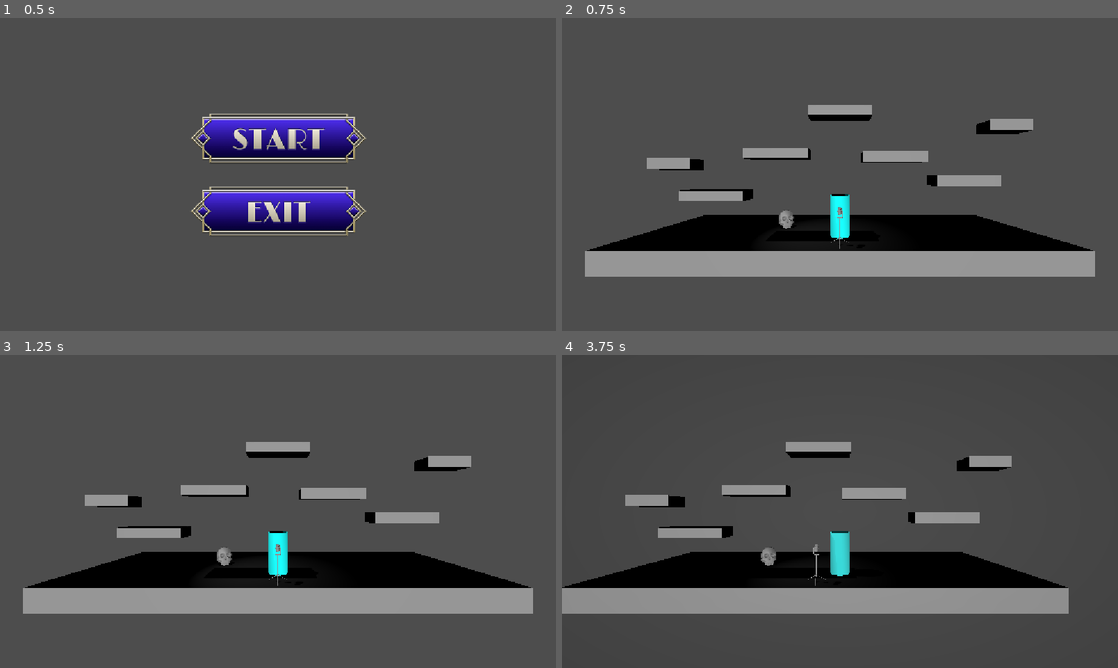
Above: before the commit, frames 1-4 (two rows, left to right).
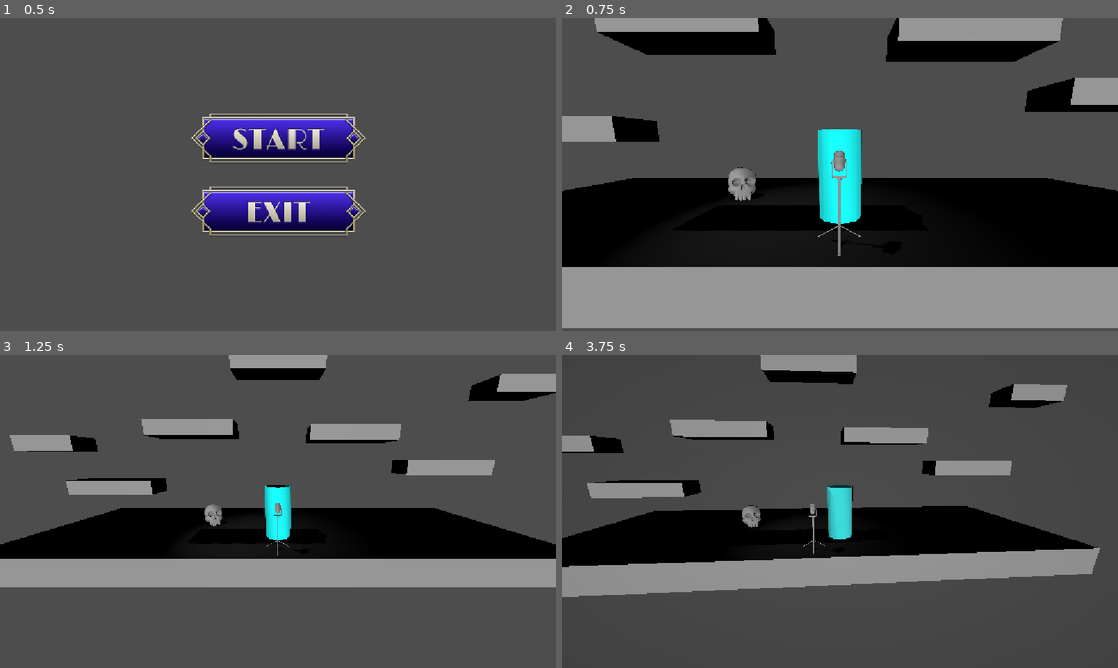
Above: after the commit, the same moments.

Repository: JoesRealAccount/ggj_2026
Game: Godot game, scene res://scenes/main_screen.tscn
Same seed, same stepped clock (60 frames per second), same inputs: the game is played once before the commit and once after it.
Inputs (mouse positions are in pixels of both pictures, inside the frame that each line leads up to):
- Up to frame 1 (0.5 s): no input
- Up to frame 2 (0.75 s): click (840, 136) at 0.5 s
- Up to frame 3 (1.25 s): no input
- Up to frame 4 (3.75 s): tap Enter (switch_mask) at 1.25, 2.1 s; hold D (move_right) 1.28-2.03 s; hold Enter (switch_mask) 1.28-2.03 s; tap W (jump) at 1.52, 2.27 s; hold Escape (back_to_menu) 2.03-2.75 s; click (840, 473) at 2.75 s; hold D (move_right) from 3.53 s (still down); hold Enter (switch_mask) from 3.53 s (still down)

Frame 1 is identical in both runs. In frame 2, 51% of the frame differs, in the area x 0-100%, y 0-100%; in frame 3, 39%; in frame 4, 36%.

Commit message:
feat: add camera prefab with smooth following and look-at functionality

Diff:
--- /dev/null
+++ b/prefabs/camera.gd
@@ -0,0 +1,12 @@
+extends Camera3D
+
+
+@export var lookAtTarget: Node3D
+@export var offset: Vector3 = Vector3(0, 2, -6)
+@export var smoothSpeed: float = 5.0
+
+func _process(delta: float) -> void:
+	if lookAtTarget:
+		var desiredPosition: Vector3 = lookAtTarget.global_transform.origin + offset
+		global_transform.origin = global_transform.origin.lerp(desiredPosition, smoothSpeed * delta)
+		look_at(lookAtTarget.global_transform.origin, Vector3.UP)
--- /dev/null
+++ b/prefabs/camera.tscn
@@ -0,0 +1,25 @@
+[gd_scene format=3 uid="uid://bil2lm7vf2aiu"]
+
+[ext_resource type="Script" uid="uid://cktmuwq2qlmcw" path="res://prefabs/camera.gd" id="1_tmlye"]
+[ext_resource type="Shader" uid="uid://dvw31yv05xapa" path="res://shaders/grayscale.gdshader" id="2_gtx3x"]
+[ext_resource type="Script" uid="uid://dxw2fq2qsmx20" path="res://shaders/shader_manager.gd" id="3_b05li"]
+
+[sub_resource type="ShaderMaterial" id="ShaderMaterial_k5pu3"]
+shader = ExtResource("2_gtx3x")
+shader_parameter/edge_intensity = 0.10000000149012
+
+[node name="Camera" type="Camera3D" unique_id=657267949]
+script = ExtResource("1_tmlye")
+
+[node name="CanvasLayer" type="CanvasLayer" parent="." unique_id=1563520118]
+
+[node name="ColorRect" type="ColorRect" parent="CanvasLayer" unique_id=1257275756 node_paths=PackedStringArray("_screen_overlay_rect")]
+material = SubResource("ShaderMaterial_k5pu3")
+anchors_preset = 15
+anchor_right = 1.0
+anchor_bottom = 1.0
+grow_horizontal = 2
+grow_vertical = 2
+color = Color(1, 1, 1, 0)
+script = ExtResource("3_b05li")
+_screen_overlay_rect = NodePath(".")
--- a/prefabs/player.tscn
+++ b/prefabs/player.tscn
@@ -1,17 +1,11 @@
 [gd_scene format=3 uid="uid://dlmoo8dxmcxuu"]
 
 [ext_resource type="Script" uid="uid://4hscqonf2d4q" path="res://prefabs/player.gd" id="1_qhqgy"]
-[ext_resource type="Shader" uid="uid://dvw31yv05xapa" path="res://shaders/grayscale.gdshader" id="2_dqkch"]
-[ext_resource type="Script" uid="uid://dxw2fq2qsmx20" path="res://shaders/shader_manager.gd" id="3_qlg0r"]
 
 [sub_resource type="CapsuleShape3D" id="CapsuleShape3D_bw3m6"]
 
 [sub_resource type="StandardMaterial3D" id="StandardMaterial3D_6614m"]
 albedo_color = Color(0, 1, 1, 1)
-
-[sub_resource type="ShaderMaterial" id="ShaderMaterial_bhu08"]
-shader = ExtResource("2_dqkch")
-shader_parameter/edge_intensity = 0.10000000149012
 
 [node name="Player" type="CharacterBody3D" unique_id=449052630]
 axis_lock_linear_z = true
@@ -23,19 +17,3 @@
 
 [node name="MeshInstance3D" type="CSGCylinder3D" parent="." unique_id=1450782178]
 material = SubResource("StandardMaterial3D_6614m")
-
-[node name="Camera3D" type="Camera3D" parent="." unique_id=1706298193]
-transform = Transform3D(1, 0, 0, 0, 1, 0, 0, 0, 1, 0, 2, 10)
-
-[node name="CanvasLayer" type="CanvasLayer" parent="Camera3D" unique_id=1873372432]
-
-[node name="ColorRect" type="ColorRect" parent="Camera3D/CanvasLayer" unique_id=120308719 node_paths=PackedStringArray("_screen_overlay_rect")]
-material = SubResource("ShaderMaterial_bhu08")
-anchors_preset = 15
-anchor_right = 1.0
-anchor_bottom = 1.0
-grow_horizontal = 2
-grow_vertical = 2
-color = Color(1, 1, 1, 0)
-script = ExtResource("3_qlg0r")
-_screen_overlay_rect = NodePath(".")
--- a/scenes/main_level.tscn
+++ b/scenes/main_level.tscn
@@ -3,6 +3,7 @@
 [ext_resource type="Script" uid="uid://q72ak00asrxc" path="res://scenes/main_level.gd" id="1_bq26l"]
 [ext_resource type="PackedScene" uid="uid://dlmoo8dxmcxuu" path="res://prefabs/player.tscn" id="2_qmak7"]
 [ext_resource type="Script" uid="uid://d184r1mnpu2xj" path="res://scenes/character_spot_light.gd" id="3_8ra5a"]
+[ext_resource type="PackedScene" uid="uid://bil2lm7vf2aiu" path="res://prefabs/camera.tscn" id="3_u2c82"]
 [ext_resource type="ArrayMesh" uid="uid://c82yeckf02435" path="res://objects/Mic_Test_Expo.obj" id="5_5fr2l"]
 [ext_resource type="Script" uid="uid://7oqt3khexuu5" path="res://mask_manager.gd" id="6_2sb77"]
 [ext_resource type="ArrayMesh" uid="uid://d1h3rh8gpiflx" path="res://objects/TOTENKOPF.obj" id="6_bq26l"]
@@ -39,6 +40,10 @@
 [node name="Player" parent="." unique_id=449052630 instance=ExtResource("2_qmak7")]
 transform = Transform3D(1, 0, 0, 0, 1, 0, 0, 0, 1, 0, 1.05, 0)
 max_jump_count = 1
+
+[node name="Camera" parent="." unique_id=657267949 node_paths=PackedStringArray("lookAtTarget") instance=ExtResource("3_u2c82")]
+lookAtTarget = NodePath("../Player")
+offset = Vector3(0, 2, 8)
 
 [node name="CharacterSpotLight" type="SpotLight3D" parent="." unique_id=1215779605 node_paths=PackedStringArray("target")]
 transform = Transform3D(1, 0, 0, 0, -4.371139e-08, 1, 0, -1, -4.371139e-08, -6.606348, 10.55814, 0)
@@ -130,10 +135,11 @@
 
 [node name="MaskManager" type="Node" parent="." unique_id=1255905369 node_paths=PackedStringArray("shader_overlay_manager")]
 script = ExtResource("6_2sb77")
-shader_overlay_manager = NodePath("../Player/Camera3D/CanvasLayer/ColorRect")
+shader_overlay_manager = NodePath("../Camera/CanvasLayer/ColorRect")
 
 [node name="Totenkopf" type="MeshInstance3D" parent="." unique_id=295095495]
 transform = Transform3D(0.12915829, -0.0042951186, 0.07615571, -0.014445381, 0.14567451, 0.03271495, -0.074896395, -0.035503365, 0.12502016, -3.1373243, 0.23668951, -1.4256592)
 mesh = ExtResource("6_bq26l")
 
 [editable path="Player"]
+[editable path="Camera"]
Not shown, added: prefabs/camera.gd.uid
